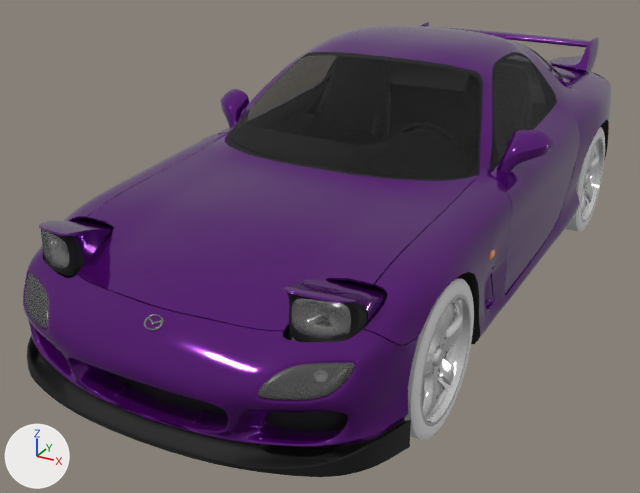
One commit to the OBJ model examples/res/rx7.obj: the scene before it, then after it.
Camera for both pictures: a 50 mm lens placed at (2.9, -3.67, 0.28), pointed at (1.47, -1.06, -1.02). Lighting does not change. The marker at lower left points along +X, +Y and +Z. Where no turn or scale is listed for an object, it has been applied to the vertices.

In view in the first picture: 'Car', 'Car_Inside', 'Plane.001', 'Wheel_2', 'Wheel_4'.
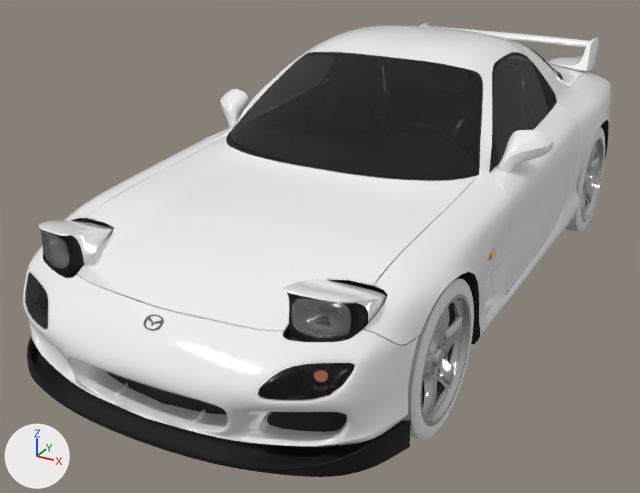
The change, as a diff of the scene's bpy script:
```diff
--- a/examples/res/rx7.obj.py
+++ b/examples/res/rx7.obj.py
@@ mat_car_paint @@
 mat_car_paint = principled_material('Car_Paint')
-mat_car_paint.base_color = (0.119, 0.00453, 0.219)  # purple #610e81
-mat_car_paint.metallic = 0.632
+mat_car_paint.base_color = (1.0, 1.0, 1.0)  # white #ffffff
+mat_car_paint.metallic = 0.205
 mat_car_paint.roughness = 0.0773
@@ mat_windshield @@
 mat_windshield.roughness = 0.0
-mat_windshield.alpha = 0.518
+mat_windshield.alpha = 0.75
@@ mat_bottom_front_light_cover @@
 mat_bottom_front_light_cover = principled_material('Bottom_Front_Light_Cover')
-mat_bottom_front_light_cover.base_color = (0.133, 0.133, 0.133)  # dark grey #666666
+mat_bottom_front_light_cover.base_color = (0.0, 0.0, 0.0)  # black #000000
 mat_bottom_front_light_cover.roughness = 0.271
@@ mat_rear_turn_signal_light @@
 mat_rear_turn_signal_light.roughness = 0.4
+mat_rear_turn_signal_light.emission_strength = 1.0
@@ mat_exhaust_pipe @@
 mat_exhaust_pipe = principled_material('Exhaust_Pipe')
-mat_exhaust_pipe.base_color = (0.0, 0.0, 0.0)  # black #000000
+mat_exhaust_pipe.base_color = (0.0863, 0.0863, 0.0863)  # dark grey #535353
+mat_exhaust_pipe.roughness = 0.2
@@ mat_tire_hubcap @@
 mat_tire_hubcap = principled_material('Tire_Hubcap')
-mat_tire_hubcap.base_color = (1.0, 1.0, 1.0)  # white #ffffff
-mat_tire_hubcap.metallic = 0.891
+mat_tire_hubcap.base_color = (0.677, 0.677, 0.677)  # light grey #d7d7d7
+mat_tire_hubcap.metallic = 0.864
 mat_tire_hubcap.roughness = 0.0591
@@ mat_tire_inside @@
 mat_tire_inside = principled_material('Tire_Inside')
-mat_tire_inside.base_color = (0.8, 0.8, 0.8)  # white #e7e7e7
-mat_tire_inside.roughness = 0.4
+mat_tire_inside.base_color = (0.0, 0.0, 0.0)  # black #000000
+mat_tire_inside.roughness = 1.0
@@ me_car @@
 me_car.from_pydata(...)  # 11742 vertices, 22563 faces; spans x 1.0..2.25, y -2.28..0.61, z -1.06..-0.31
 # used by ob_car; location = (0.0, 0.0, 0.0)
+# me_car part 1: its shading normals changed
 me_car.materials.append(mat_car_paint)
```

Changed parts and their boxes (x1, y1, x2, y2) in the pictures (640 x 493 px):
'Car', recoloured, surface changed, shading changed (purple to white)
    both: (23, 22, 611, 450)
'Plane.001', recoloured, surface changed (purple to white)
    both: (39, 221, 386, 342)
'Wheel_2', recoloured, surface changed
    both: (405, 278, 473, 428)
'Car_Inside', recoloured, surface changed
    both: (56, 75, 581, 450)
'Wheel_4', recoloured, surface changed
    both: (565, 127, 605, 230)
